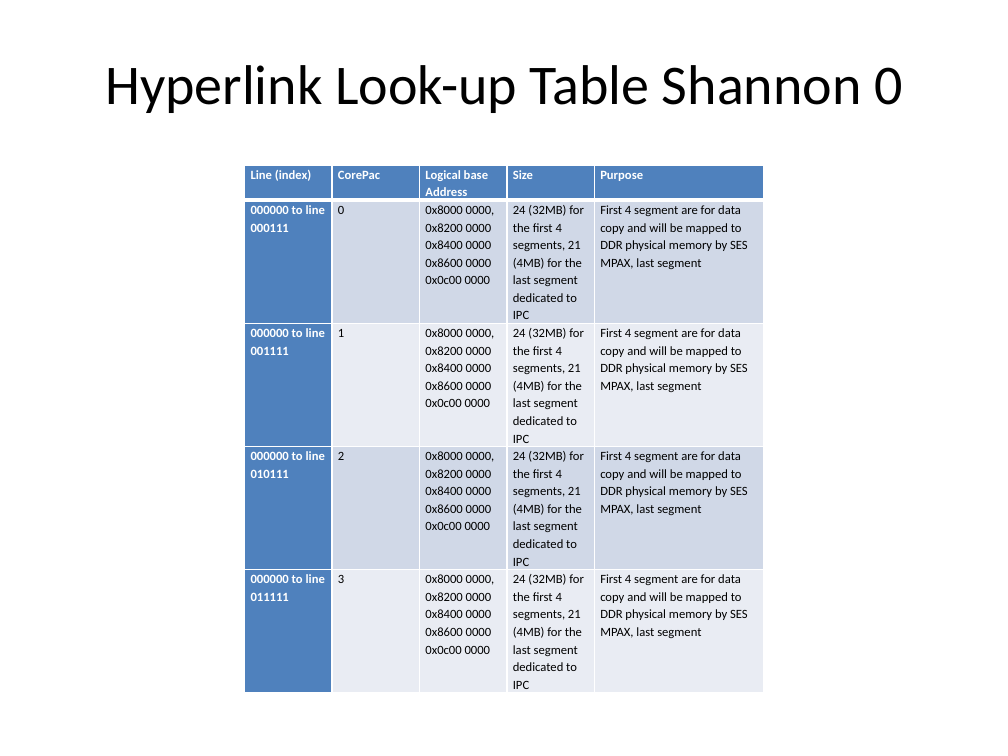
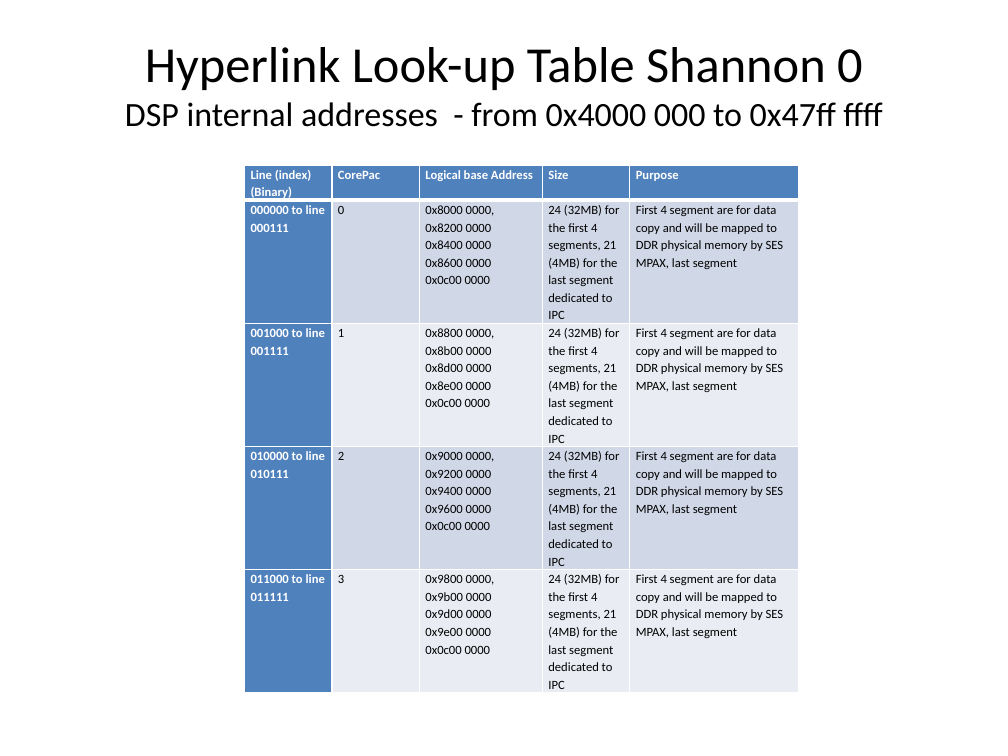
Before and after one commit to hari1989/keystone-workshop, a slide deck: slide 32 of preliminary/Working/presentations/Implementation_of_ProDrive_Model.pptx (slide 31 before the commit). Drawn at 1008x756 pixels with LibreOffice and Linux fonts; fonts in the diff are those of the drawing. Boxes give left, top, right and bottom in pixels: in the first picture for what was removed or moved away, otherwise in the second. Text is boxed around its words. In the diff, an @@ line names an element or a change of style, - is before the commit and + after.

```diff
--- a/preliminary/Working/presentations/Implementation_of_ProDrive_Model.pptx
+++ b/preliminary/Working/presentations/Implementation_of_ProDrive_Model.pptx
@@ title at box(125, 47, 882, 127): text changed; size 40 to 24.3 pt @@
-Hyperlink Look-up Table Shannon 0
+Hyperlink Look-up Table Shannon 0
+DSP internal addresses - from 0x4000 000 to 0x47ff ffff
@@ table at box(245, 165, 800, 693) @@
-row 1, column 1: Line (index)
+row 1, column 1: Line (index) / (Binary)
-row 3, column 1: 000000 to line 001111
+row 3, column 1: 001000 to line 001111
-row 3, column 3: 0x8000 0000, / 0x8200 0000 / 0x8400 0000 / 0x8600 0000 / 0x0c00 0000
+row 3, column 3: 0x8800 0000, / 0x8b00 0000 / 0x8d00 0000 / 0x8e00 0000 / 0x0c00 0000
-row 4, column 1: 000000 to line 010111
+row 4, column 1: 010000 to line 010111
-row 4, column 3: 0x8000 0000, / 0x8200 0000 / 0x8400 0000 / 0x8600 0000 / 0x0c00 0000
+row 4, column 3: 0x9000 0000, / 0x9200 0000 / 0x9400 0000 / 0x9600 0000 / 0x0c00 0000
-row 5, column 1: 000000 to line 011111
+row 5, column 1: 011000 to line 011111
-row 5, column 3: 0x8000 0000, / 0x8200 0000 / 0x8400 0000 / 0x8600 0000 / 0x0c00 0000
+row 5, column 3: 0x9800 0000, / 0x9b00 0000 / 0x9d00 0000 / 0x9e00 0000 / 0x0c00 0000
@@ table: place and size @@
-table at box(245, 165, 765, 693)
+table at box(245, 165, 800, 693)
```
Also in this commit, not shown: 21 other slides changed, 34 slides added.
